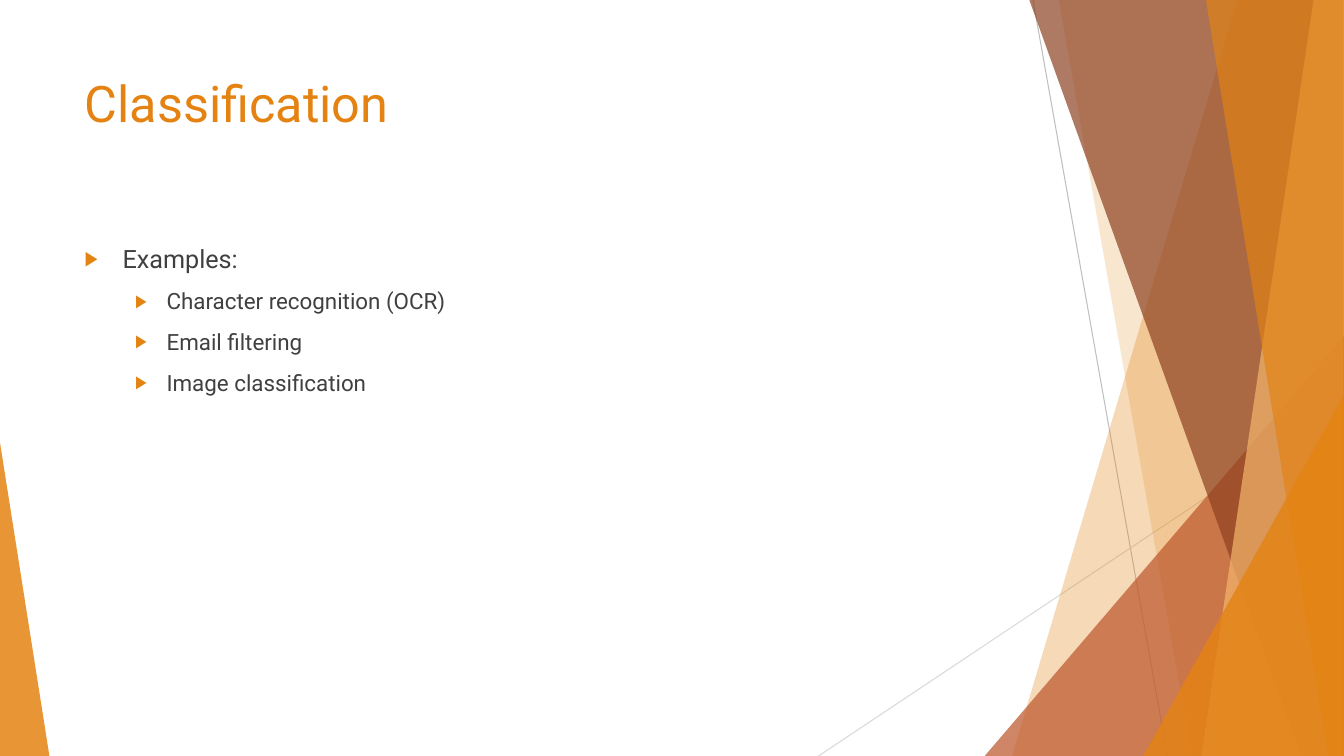
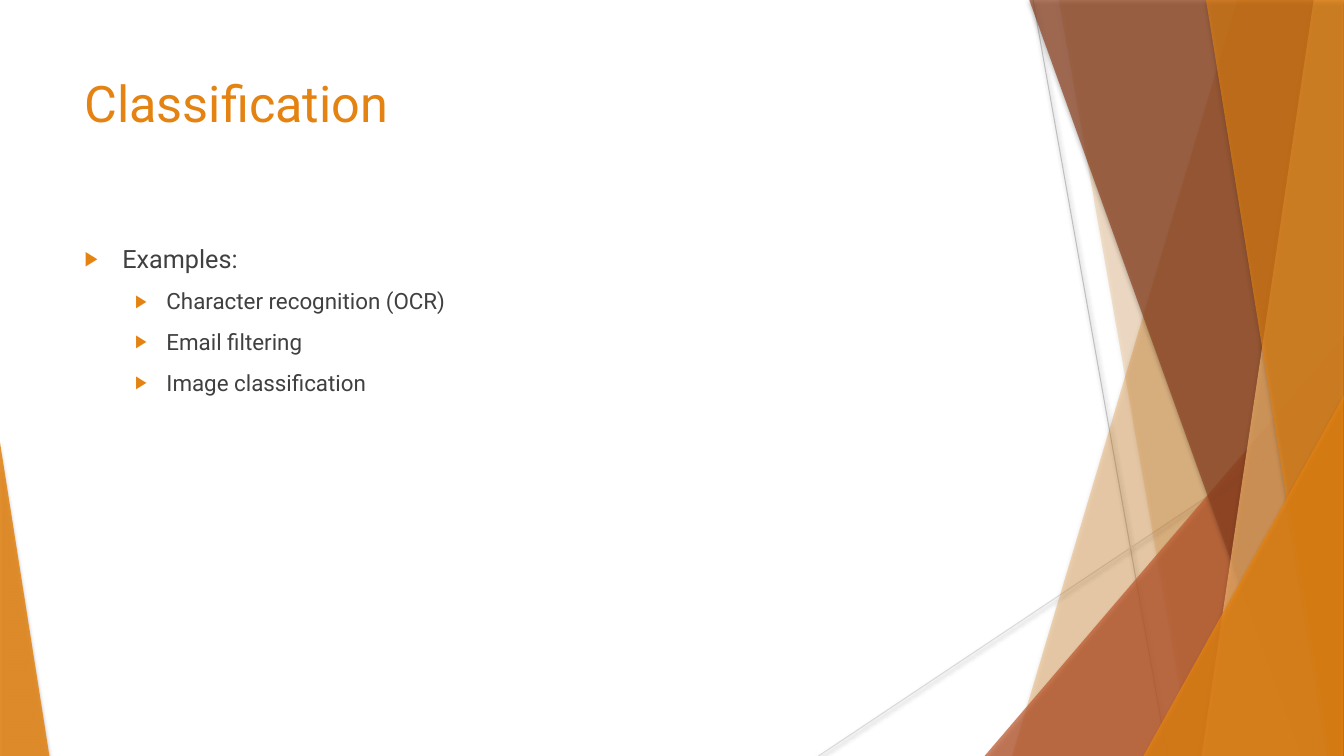
Before and after one commit to data-max-hq/workshop-epoka, a slide deck: slide 6 of Presentations/Introduction to Machine Learning.pptx. Drawn at 1344x756 pixels with LibreOffice and Linux fonts; fonts in the diff are those of the drawing. Boxes give left, top, right and bottom in pixels: in the first picture for what was removed or moved away, otherwise in the second. Text is boxed around its words. In the diff, an @@ line names an element or a change of style, - is before the commit and + after.

```diff
--- a/Presentations/Introduction to Machine Learning.pptx
+++ b/Presentations/Introduction to Machine Learning.pptx
@@ line (1033, 0) - (1168, 756): stroke #BFBFBF 0.75 pt to #BFBFBF 0.74 pt @@
@@ freeform shape at (1059,0,1344,756): shadow on; outline redrawn @@
@@ line (1344, 406) - (819, 756): stroke #D9D9D9 0.75 pt to #D9D9D9 0.74 pt @@
@@ shadow on in 6 elements at (1012,0,1344,756), (985,336,1344,756), (1029,0,1344,756), (1202,0,1344,756), (1206,0,1344,756), (1143,396,1344,756) @@
```
Also in this commit, not shown: 19 other slides changed.
